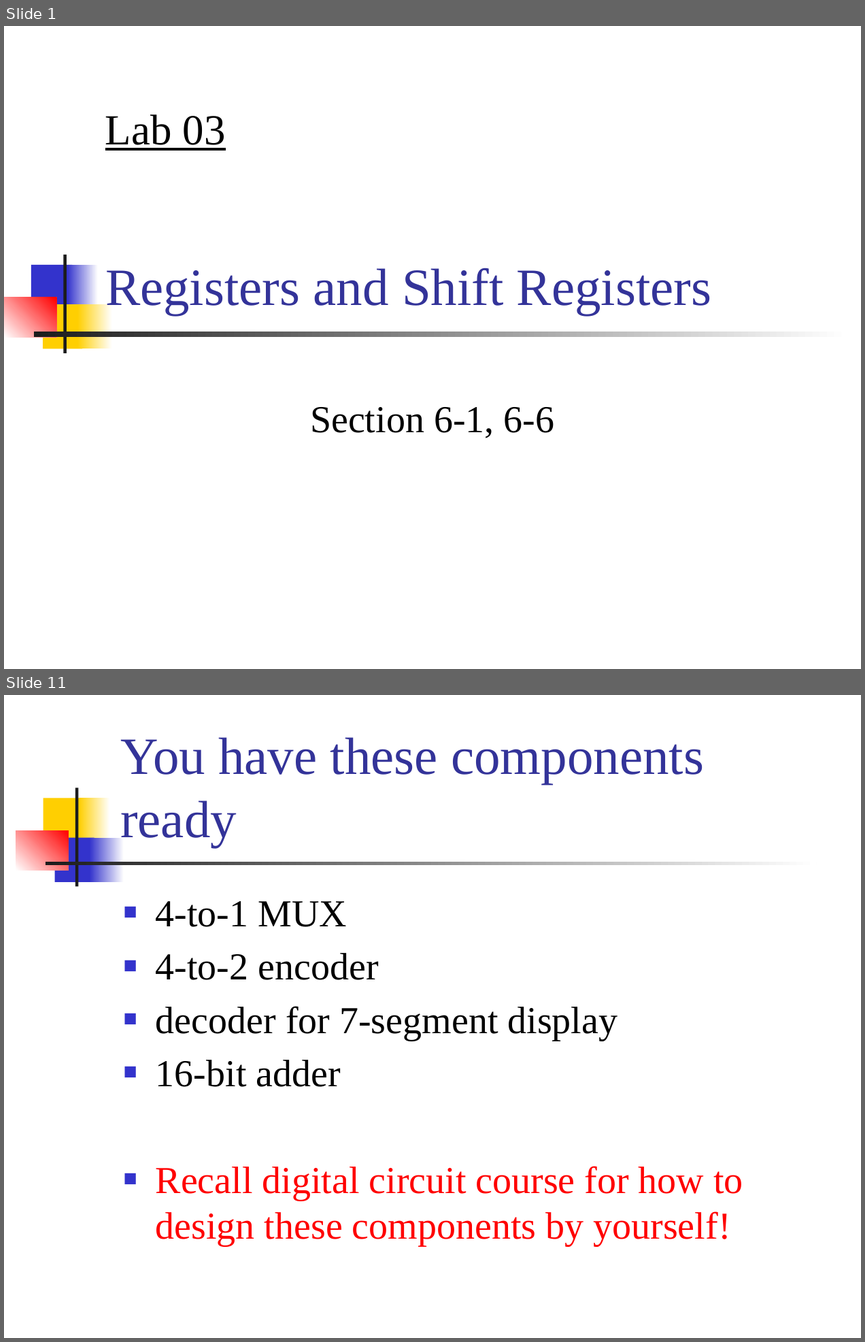
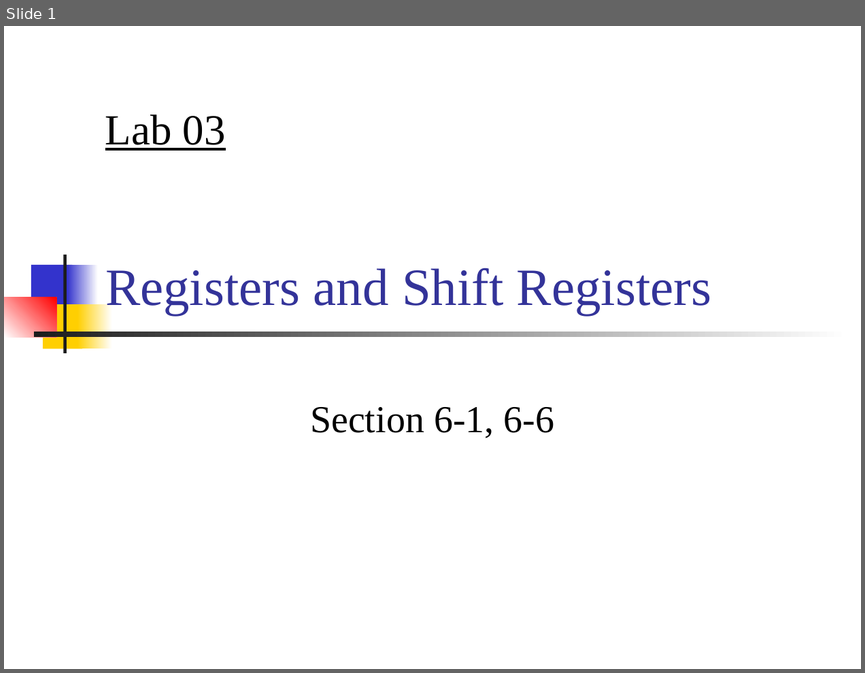
Before and after one commit to CGUSystemCourses/Comp_Org-2018, a slide deck: Lectures/lec03-registers/lab03-registers.pptx. Shown one above the other, each under a label of ours: slides 1 and 11 before the commit, slide 1 after it; the slides between them are not shown. The pictures are 865x1342 and 865x673 pixels, drawn with LibreOffice and Linux fonts; fonts in the diff are those of the drawing. Boxes give left, top, right and bottom in pixels: in the first picture for what was removed or moved away, otherwise in the second. Text is boxed around its words. In the diff, an @@ line names an element or a change of style, - is before the commit and + after.

```diff
--- a/Lectures/lec03-registers/lab03-registers.pptx
+++ b/Lectures/lec03-registers/lab03-registers.pptx
@@ slide 11 removed at [4, 695, 861, 1338], background #FFFFFF @@
@@ title removed at [120, 737, 704, 847] @@
-You have these components ready
@@ rectangle removed at [75, 787, 77, 886] @@
@@ rectangle removed at [43, 798, 84, 843] @@
@@ rectangle removed at [79, 798, 110, 843] @@
@@ rectangle removed at [16, 830, 68, 870] @@
@@ rectangle removed at [54, 837, 94, 882] @@
@@ rectangle removed at [90, 837, 124, 882] @@
@@ rectangle removed at [45, 862, 816, 864] @@
@@ text removed at [156, 901, 743, 1246] @@
-■ 4-to-1 MUX
-■ 4-to-2 encoder
-■ decoder for 7-segment display
-■ 16-bit adder
-■ Recall digital circuit course for how to design these components by yourself!
```
Also in this commit, not shown: 5 slides changed, 7 other slides removed, 1 other file.
